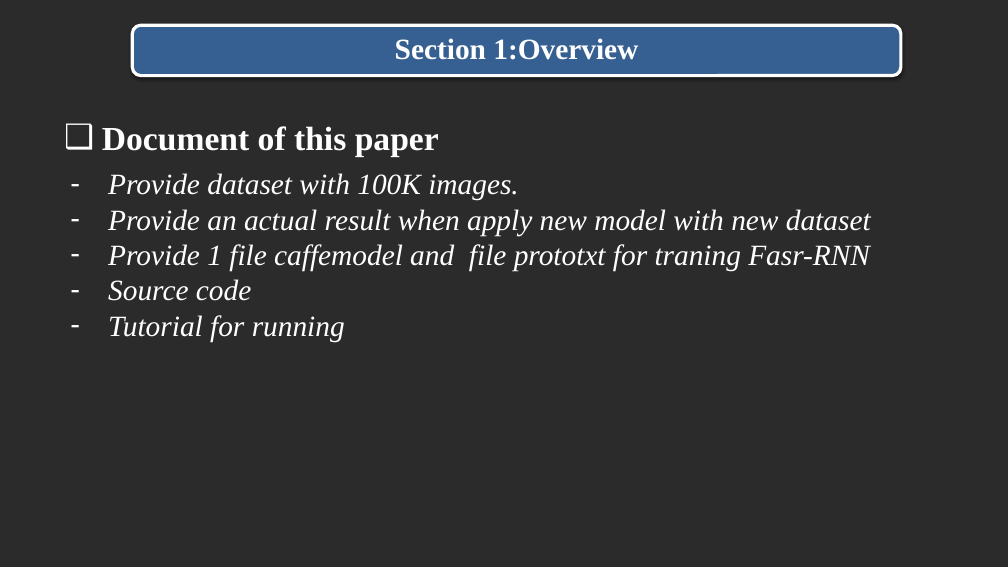
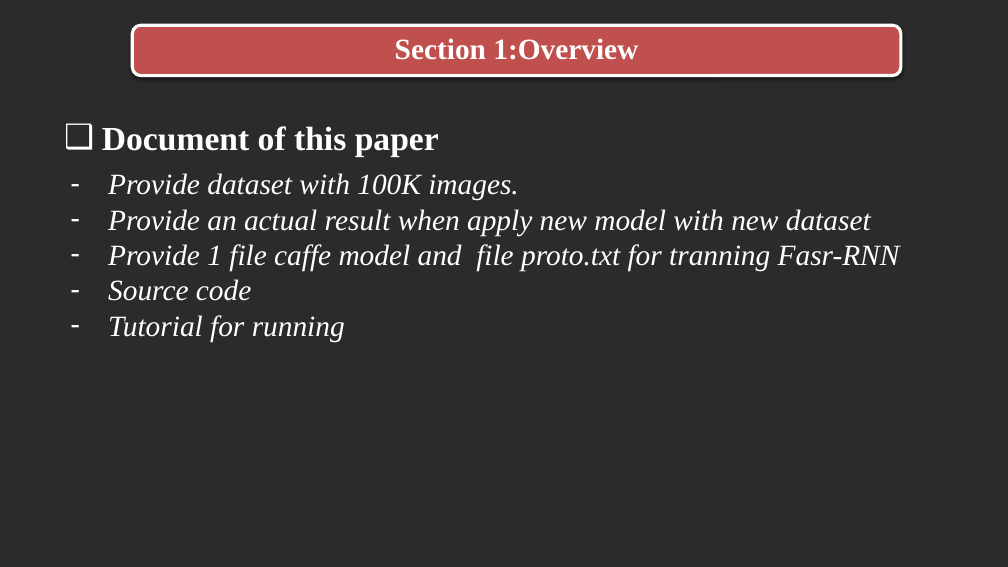
Before and after one commit to trandinhlam/document, a slide deck: slide 5 of AI_NangCao/slide/slide.pptx. Drawn at 1008x567 pixels with LibreOffice and Linux fonts; fonts in the diff are those of the drawing; background and template pictures are left out; a plain dark background stands for a picture behind light text. Boxes give left, top, right and bottom in pixels: in the first picture for what was removed or moved away, otherwise in the second. Text is boxed around its words. In the diff, an @@ line names an element or a change of style, - is before the commit and + after.

Commit message:
Update slide

```diff
--- a/AI_NangCao/slide/slide.pptx
+++ b/AI_NangCao/slide/slide.pptx
@@ rounded rectangle at box(132, 25, 901, 76): fill #376092 to #C0504D @@
@@ rectangle "Section 1:Overview": place and size @@
-rectangle "Section 1:Overview" at box(395, 38, 638, 60)
+rectangle "Section 1:Overview" at box(138, 28, 896, 73)
@@ rectangle "Section 1:Overview" at box(138, 28, 896, 73): fill none to #C0504D @@
@@ text at box(108, 244, 900, 271): text changed @@
-– Provide 1 file caffemodel and file prototxt for traning Fasr-RNN
+– Provide 1 file caffe model and file proto.txt for tranning Fasr-RNN
```
Also in this commit, not shown: 6 other slides changed, 5 slides added.
